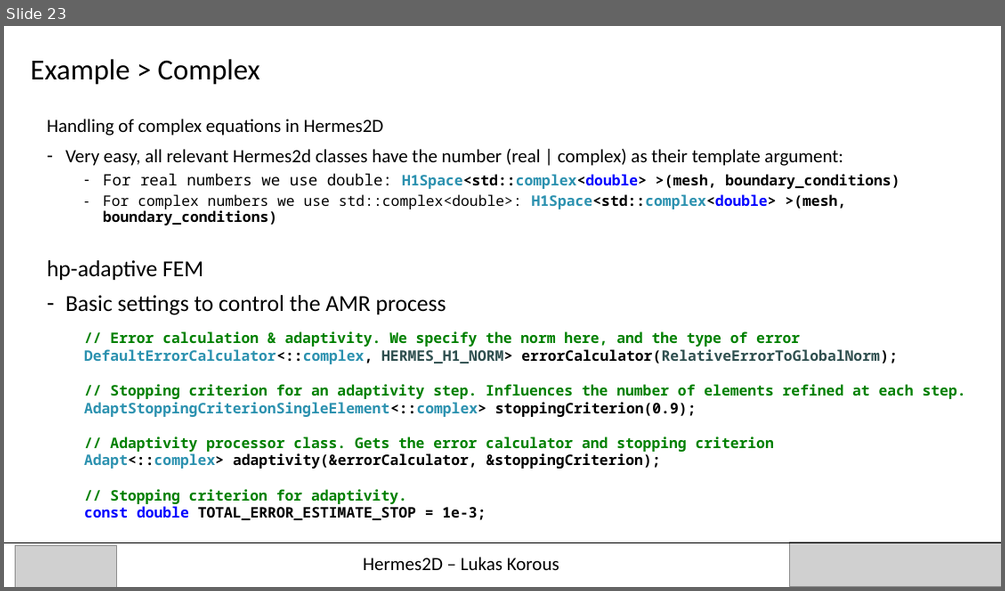
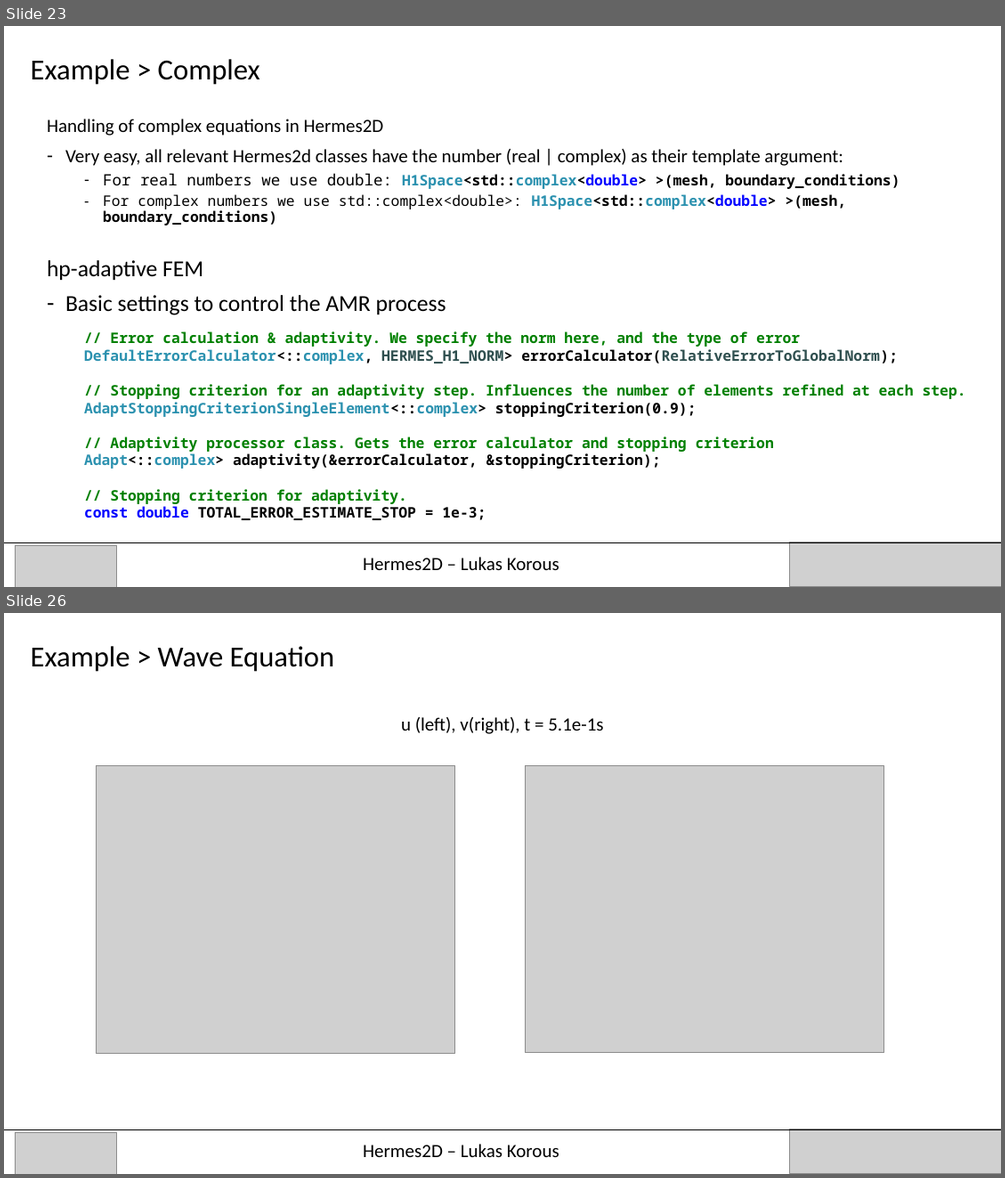
Before and after one commit to l-korous/hermes-presentation, a slide deck: Hermes2d.pptx. Shown one above the other, each under a label of ours: slide 23 before the commit, slides 23 and 26 after it; the slides between them are not shown. The pictures are 1005x591 and 1005x1178 pixels, drawn with LibreOffice and Linux fonts; fonts in the diff are those of the drawing; grey boxes stand for pictures. Boxes give left, top, right and bottom in pixels: in the first picture for what was removed or moved away, otherwise in the second. Text is boxed around its words. In the diff, an @@ line names an element or a change of style, - is before the commit and + after.

```diff
--- a/Hermes2d.pptx
+++ b/Hermes2d.pptx
@@ slide 26 added at box(4, 613, 1001, 1174), background #FFFFFF @@
@@ title added at box(31, 646, 335, 672), 28 pt, text #000000 @@
+Example > Wave Equation
@@ text added at box(401, 717, 603, 734), 18 pt, text #000000 @@
+u (left), v(right), t = 5.1e-1s
@@ picture added at box(96, 765, 455, 1053) @@
@@ picture added at box(526, 765, 884, 1053) @@
@@ line added from (1001, 1129) to (4, 1129), #000000 0.5 pt @@
@@ picture added at box(16, 1132, 118, 1174) @@
@@ text added at box(363, 1143, 559, 1157), 18 pt, text #000000 @@
+Hermes2D – Lukas Korous
@@ picture added at box(790, 1129, 1001, 1174) @@
```
Also in this commit, not shown: 1 slide changed, 15 other slides added, 30 other files.
